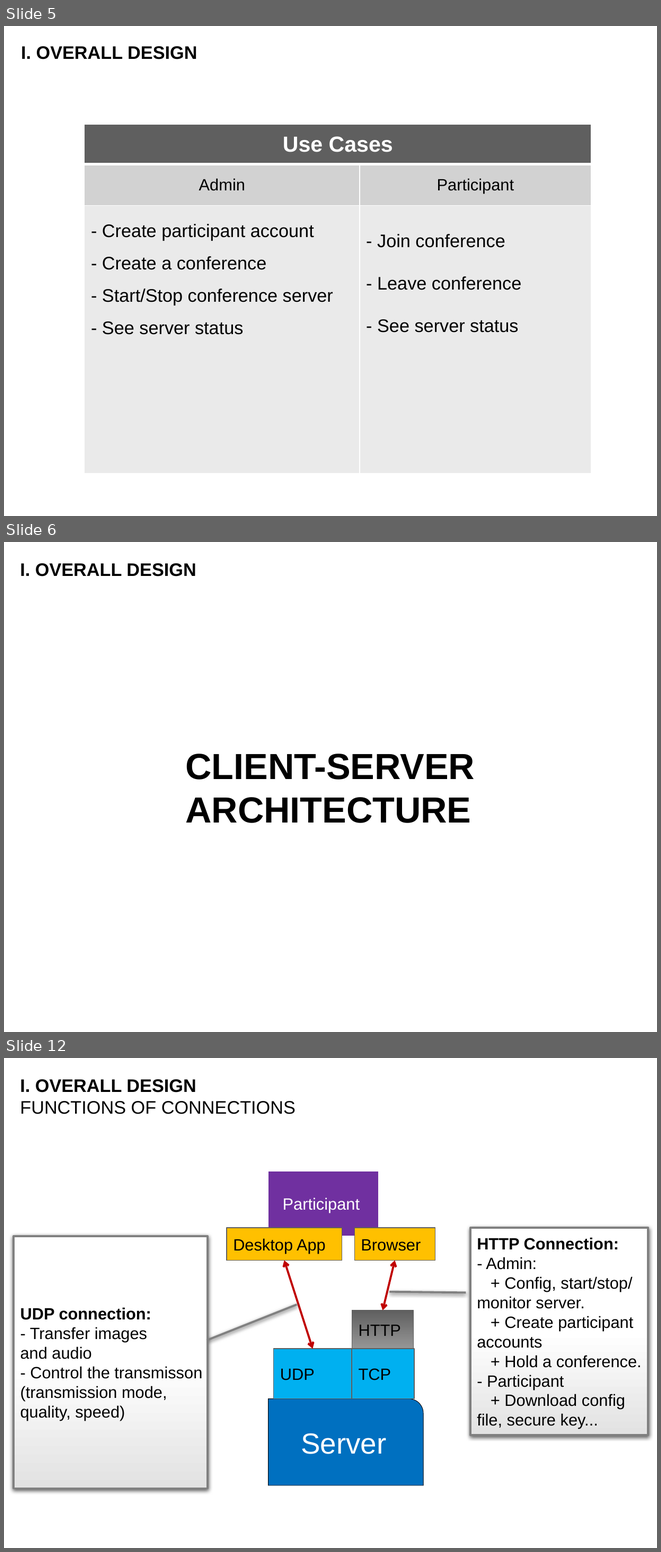
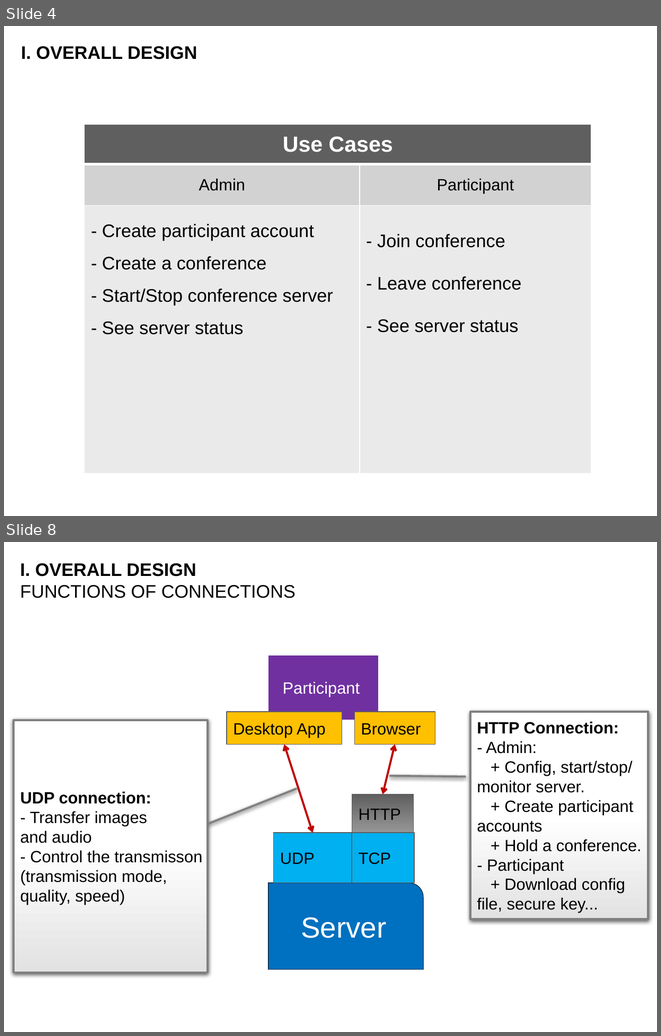
Before and after one commit to vietanhdev/gict-meeting, a slide deck: docs/VideoConf-v2.pptx. Shown one above the other, each under a label of ours: slides 5, 6 and 12 before the commit, slides 4 and 8 after it; the slides between them are not shown. The pictures are 661x1552 and 661x1036 pixels, drawn with LibreOffice and Linux fonts; fonts in the diff are those of the drawing; background and template pictures are left out. Boxes give left, top, right and bottom in pixels: in the first picture for what was removed or moved away, otherwise in the second. Text is boxed around its words. In the diff, an @@ line names an element or a change of style, - is before the commit and + after.

```diff
--- a/docs/VideoConf-v2.pptx
+++ b/docs/VideoConf-v2.pptx
@@ slide 6 removed at [4, 542, 657, 1032], background picture (left out) @@
@@ text removed at [20, 563, 196, 576] @@
-I. OVERALL DESIGN
@@ text removed at [185, 753, 475, 823] @@
-CLIENT-SERVER
-ARCHITECTURE
@@ what was slide 5 is now slide 4 @@
@@ what was slide 12 is now slide 8 @@
```
Also in this commit, not shown: 5 slides changed, 9 other slides removed.
